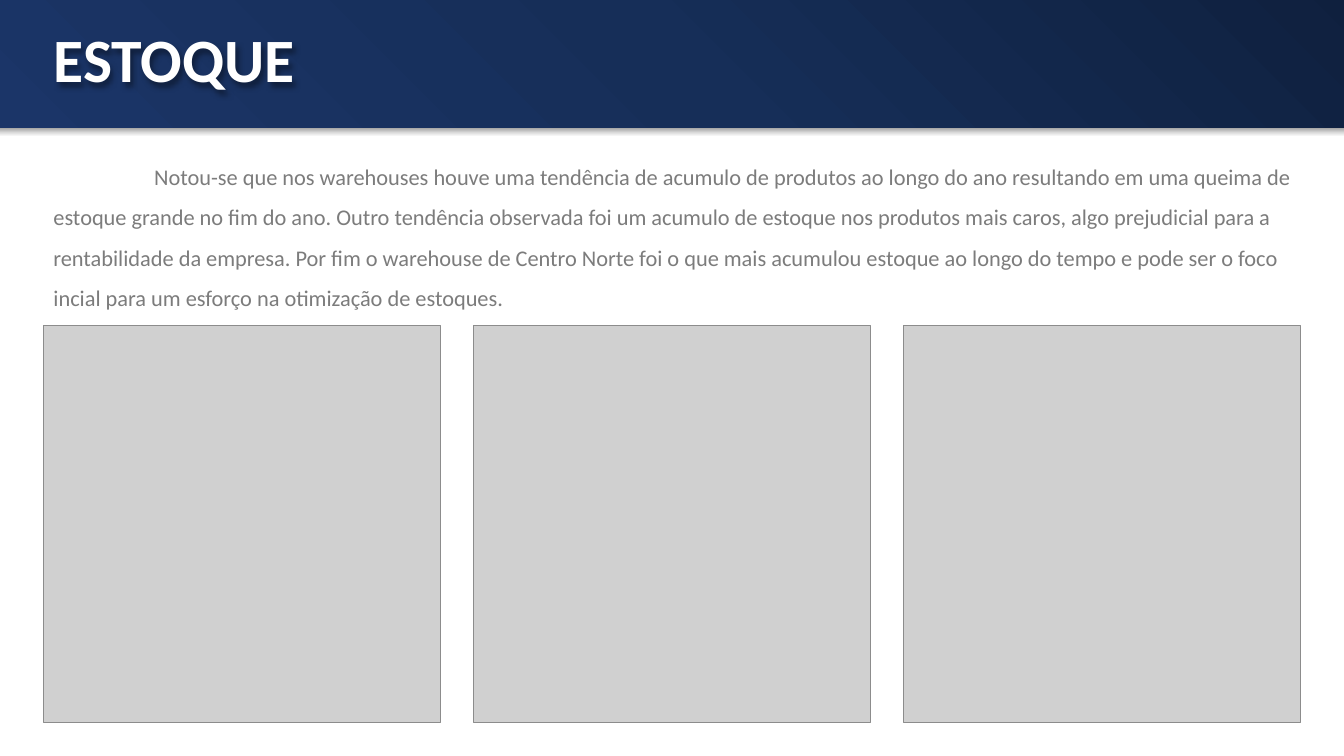
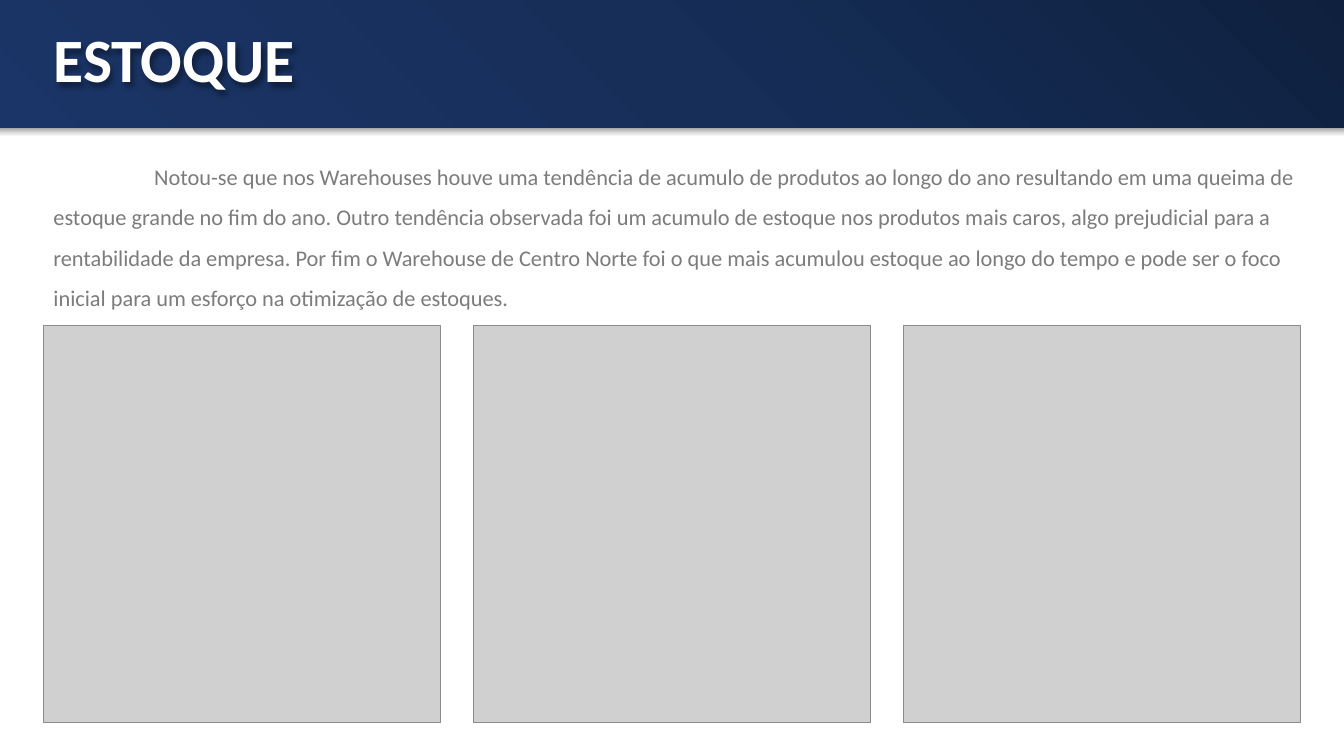
Before and after one commit to moesmatheus/modelagem-informacional, a slide deck: slide 9 of Apresentação.pptx (slide 5 before the commit). Drawn at 1344x756 pixels with LibreOffice and Linux fonts; fonts in the diff are those of the drawing; grey boxes stand for pictures. Boxes give left, top, right and bottom in pixels: in the first picture for what was removed or moved away, otherwise in the second. Text is boxed around its words. In the diff, an @@ line names an element or a change of style, - is before the commit and + after.

```diff
--- a/Apresentação.pptx
+++ b/Apresentação.pptx
@@ text at (53, 169, 1293, 310): text changed @@
-Notou-se que nos warehouses houve uma tendência de acumulo de produtos ao longo do ano resultando em uma queima de estoque grande no fim do ano. Outro tendência observada foi um acumulo de estoque nos produtos mais caros, algo prejudicial para a rentabilidade da empresa. Por fim o warehouse de Centro Norte foi o que mais acumulou estoque ao longo do tempo e pode ser o foco incial para um esforço na otimização de estoques.
+Notou-se que nos Warehouses houve uma tendência de acumulo de produtos ao longo do ano resultando em uma queima de estoque grande no fim do ano. Outro tendência observada foi um acumulo de estoque nos produtos mais caros, algo prejudicial para a rentabilidade da empresa. Por fim o Warehouse de Centro Norte foi o que mais acumulou estoque ao longo do tempo e pode ser o foco inicial para um esforço na otimização de estoques.
```
Also in this commit, not shown: 4 slides added, 1 other file.
